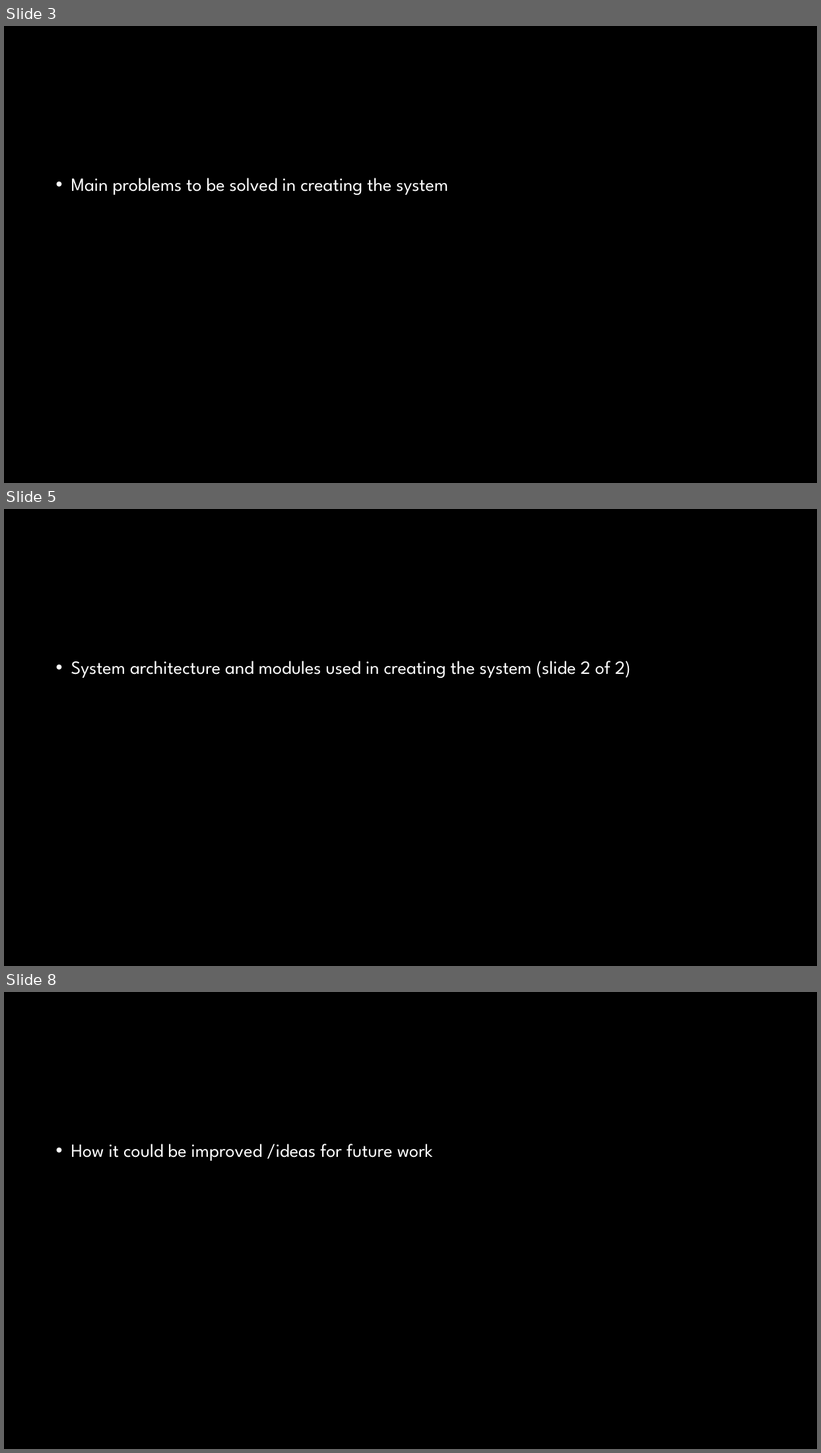
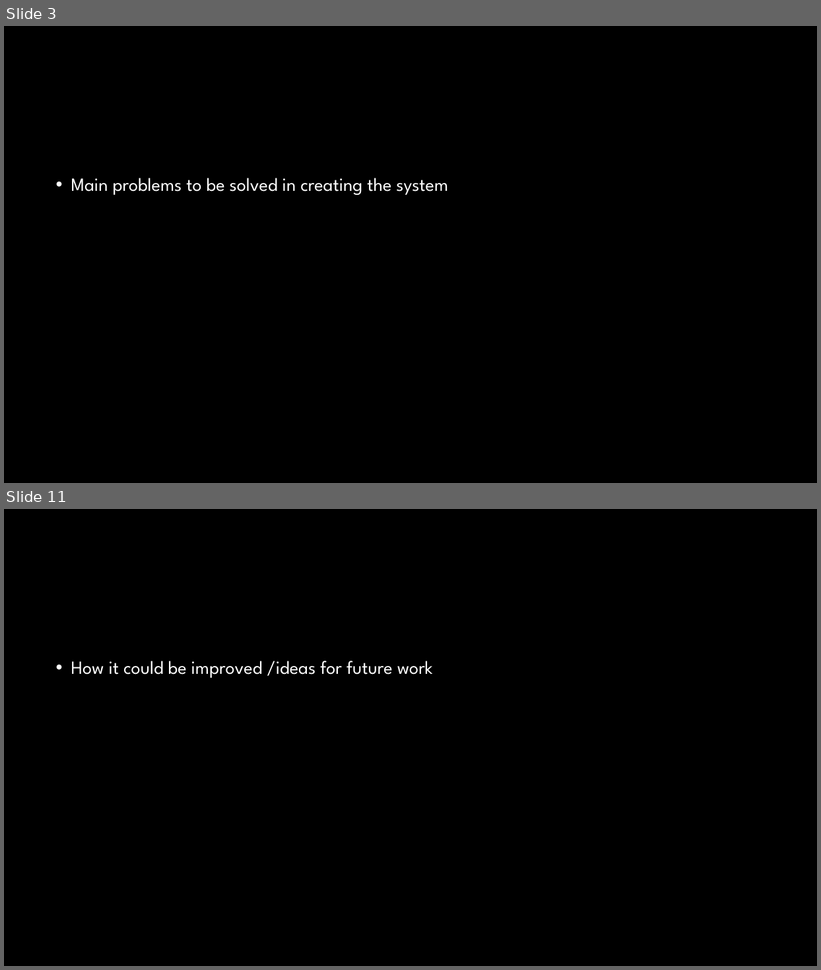
Before and after one commit to Crimson-Scot96/Conversational-AI, a slide deck: set10120_cw2_presentation.pptx. Shown one above the other, each under a label of ours: slides 3, 5 and 8 before the commit, slides 3 and 11 after it; the slides between them are not shown. The pictures are 821x1453 and 821x970 pixels, drawn with LibreOffice and Linux fonts; fonts in the diff are those of the drawing; background and template pictures are left out. Boxes give left, top, right and bottom in pixels: in the first picture for what was removed or moved away, otherwise in the second. Text is boxed around its words. In the diff, an @@ line names an element or a change of style, - is before the commit and + after.

```diff
--- a/set10120_cw2_presentation.pptx
+++ b/set10120_cw2_presentation.pptx
@@ slide 5 removed at (4,509,817,966), background #000000 @@
@@ text removed at (71,661,631,678) @@
-• System architecture and modules used in creating the system (slide 2 of 2)
@@ what was slide 8 is now slide 11 @@
```
Also in this commit, not shown: 7 slides added, 3 other slides removed.
